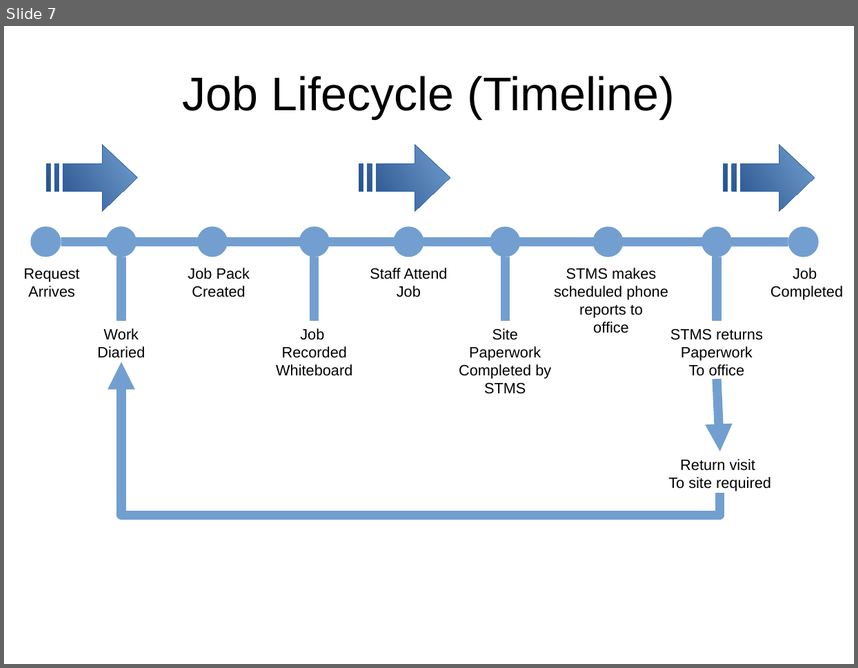
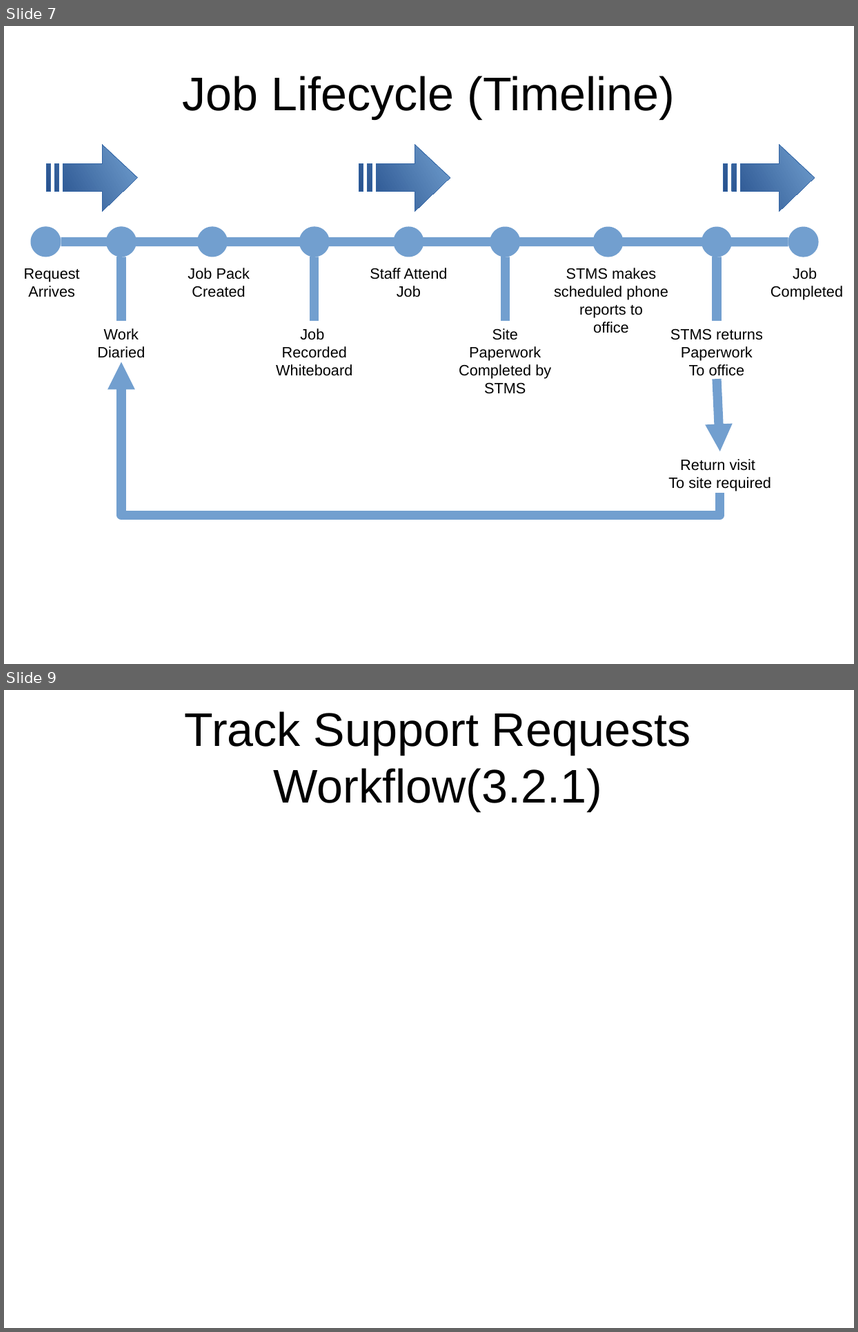
Before and after one commit to monkeysh1ne/TMNZ_Stuff, a slide deck: Workflows BP Models.odp. Shown one above the other, each under a label of ours: slide 7 before the commit, slides 7 and 9 after it; the slides between them are not shown. The pictures are 858x668 and 858x1332 pixels, drawn with LibreOffice and Linux fonts; fonts in the diff are those of the drawing. Boxes give left, top, right and bottom in pixels: in the first picture for what was removed or moved away, otherwise in the second. Text is boxed around its words. In the diff, an @@ line names an element or a change of style, - is before the commit and + after.

Commit message:
Started Service Request (SR) modelling in 'Workflows BP Models'

```diff
--- a/Workflows BP Models.odp
+++ b/Workflows BP Models.odp
@@ slide 9 added at bbox=[4, 690, 854, 1328], background #FFFFFF @@
@@ title added at bbox=[185, 711, 691, 811], 44 pt, text #000000 @@
+Track Support Requests Workflow(3.2.1)
```
Also in this commit, not shown: 5 slides changed, 3 other slides added, 2 other files.
